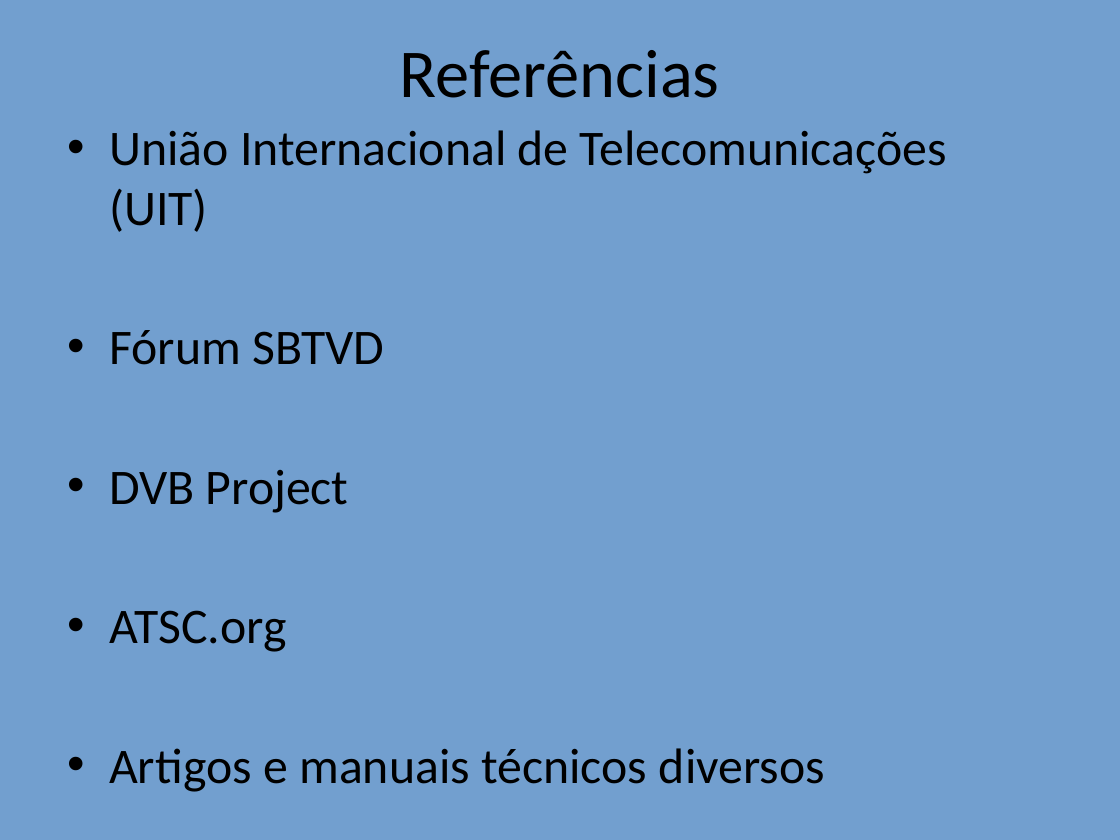
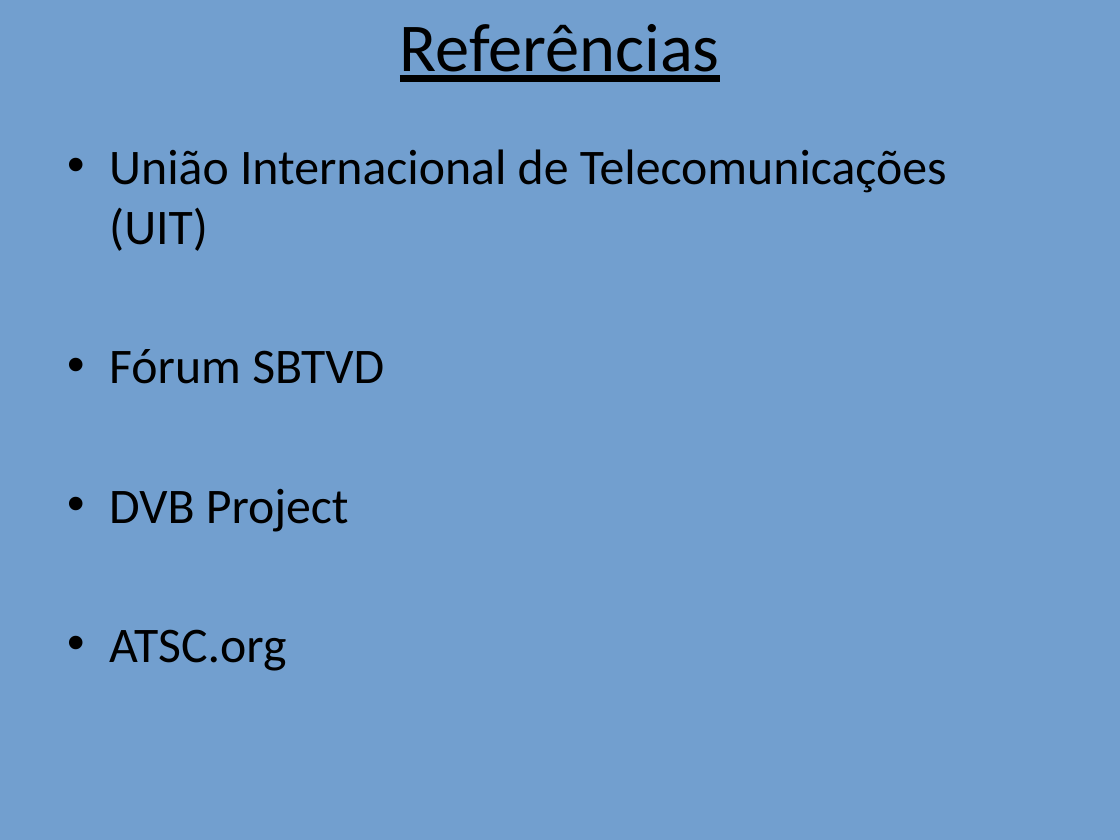
Before and after one commit to alenior/IFCE, a slide deck: slide 13 of P7/TV DIGITAL/Comparacao_TV_Digital_Com_Imagens.odp. Drawn at 1120x840 pixels with LibreOffice and Linux fonts; fonts in the diff are those of the drawing. Boxes give left, top, right and bottom in pixels: in the first picture for what was removed or moved away, otherwise in the second. Text is boxed around its words. In the diff, an @@ line names an element or a change of style, - is before the commit and + after.

```diff
--- a/P7/TV DIGITAL/Comparacao_TV_Digital_Com_Imagens.odp
+++ b/P7/TV DIGITAL/Comparacao_TV_Digital_Com_Imagens.odp
@@ title "Referências" at (x1=400, y1=24, x2=720, y2=82): underline on @@
@@ text "União Internacional de Telecomunicações (UIT)" moved from (x1=109, y1=130, x2=947, y2=792) to (x1=109, y1=149, x2=947, y2=671) @@
@@ text at (x1=109, y1=748, x2=825, y2=792): paragraph removed @@
-• Artigos e manuais técnicos diversos
```
Also in this commit, not shown: 12 other slides changed, 1 slide added, 6 other files.
